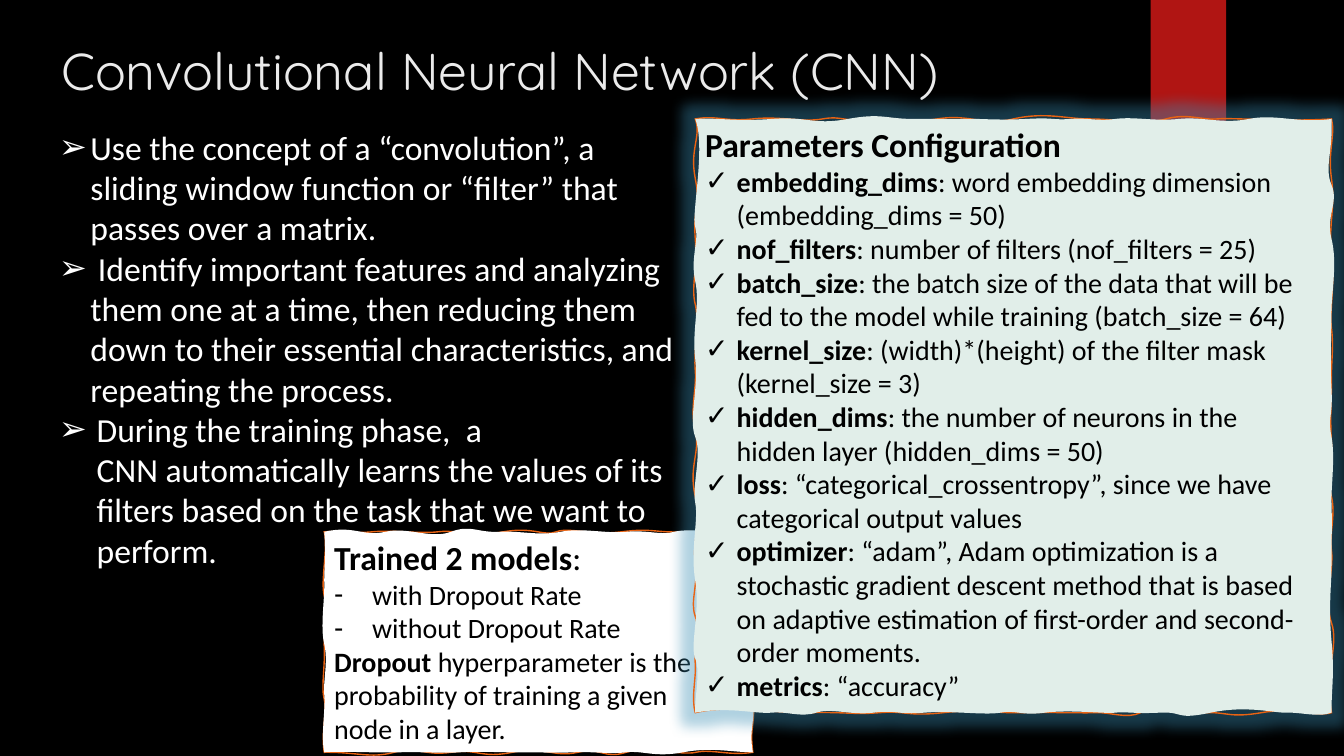
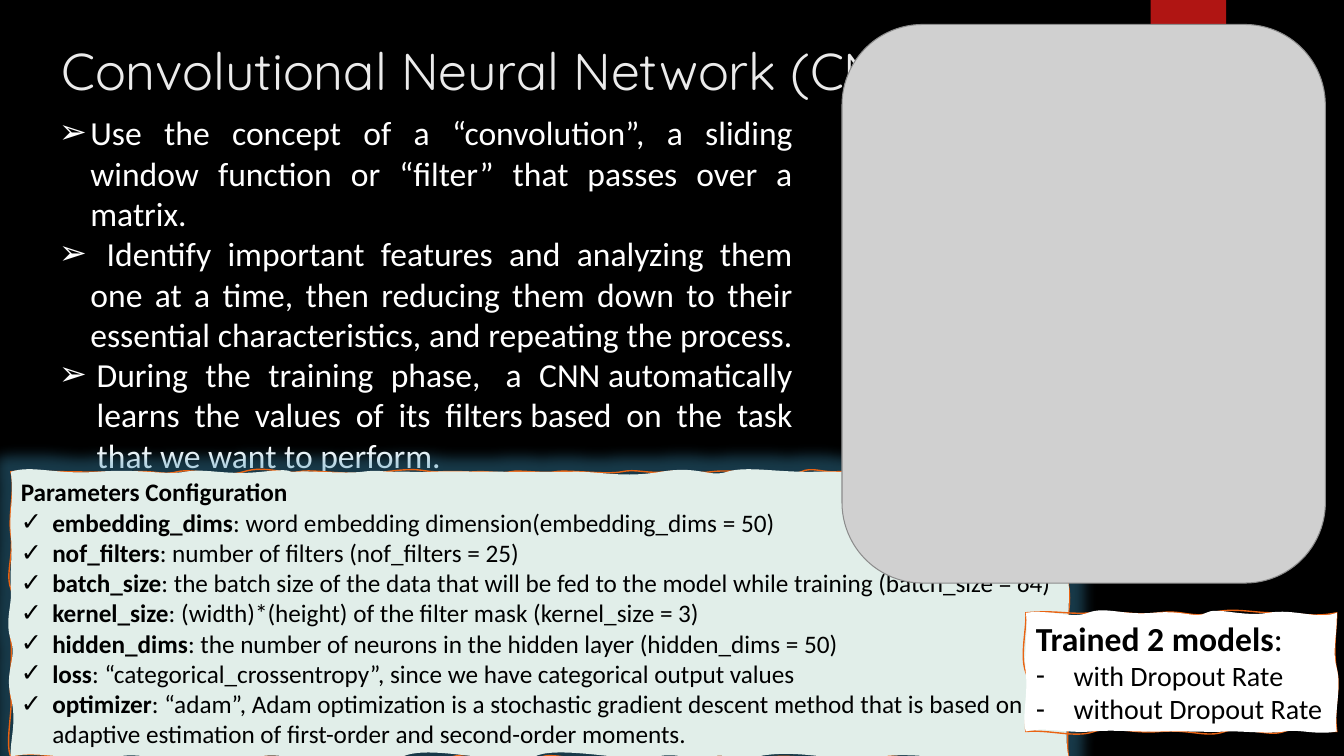
Before and after one commit to petrou1991/MachineLearning_Assignment, a slide deck: slide 12 of ML&CA.pptx. Drawn at 1344x756 pixels with LibreOffice and Linux fonts; fonts in the diff are those of the drawing; grey boxes stand for pictures; background and template pictures are left out. Boxes give left, top, right and bottom in pixels: in the first picture for what was removed or moved away, otherwise in the second. Text is boxed around its words. In the diff, an @@ line names an element or a change of style, - is before the commit and + after.

```diff
--- a/ML&CA.pptx
+++ b/ML&CA.pptx
@@ picture added at [842, 24, 1326, 583] @@
@@ text "Use the concept of a ...": place and size @@
-text "Use the concept of a ..." at [90, 136, 673, 569]
+text "Use the concept of a ..." at [90, 121, 792, 476]
@@ text "Use the concept of a ..." at [90, 121, 792, 476]: alignment left to justified @@
@@ ellipse removed at [949, 185, 1259, 495] @@
@@ freeform shape "Parameters Configuration": place and size @@
-freeform shape "Parameters Configuration" at [696, 119, 1332, 713]
+freeform shape "Parameters Configuration" at [11, 472, 1069, 756]
@@ text in freeform shape at [21, 483, 1050, 747]: size 24 to 18 pt in "Parameters Configuration"; size 20 to 18 pt in "nof_filters: number of filters (nof_filters = 25)", "batch_size: the batch size of the data ...", "kernel_size: (width)*(height) of the filter mask (kernel_siz ...", "hidden_dims: the number of neurons in the ..." and 2 more places @@
@@ text in freeform shape at [52, 513, 774, 537]: text changed; size 20 to 18 pt @@
-✓ embedding_dims: word embedding dimension (embedding_dims = 50)
+✓ embedding_dims: word embedding dimension(embedding_dims = 50)
@@ freeform shape "Trained 2 models:": place and size @@
-freeform shape "Trained 2 models:" at [325, 532, 753, 753]
+freeform shape "Trained 2 models:" at [1026, 613, 1337, 732]
@@ text in freeform shape at [334, 649, 691, 744]: paragraphs removed @@
-Dropout hyperparameter is the probability of training a given
-node in a layer.
@@ text in freeform shape at [737, 676, 960, 701]: paragraph removed @@
-✓ metrics: “accuracy”
```
Also in this commit, not shown: 1 slide removed.
